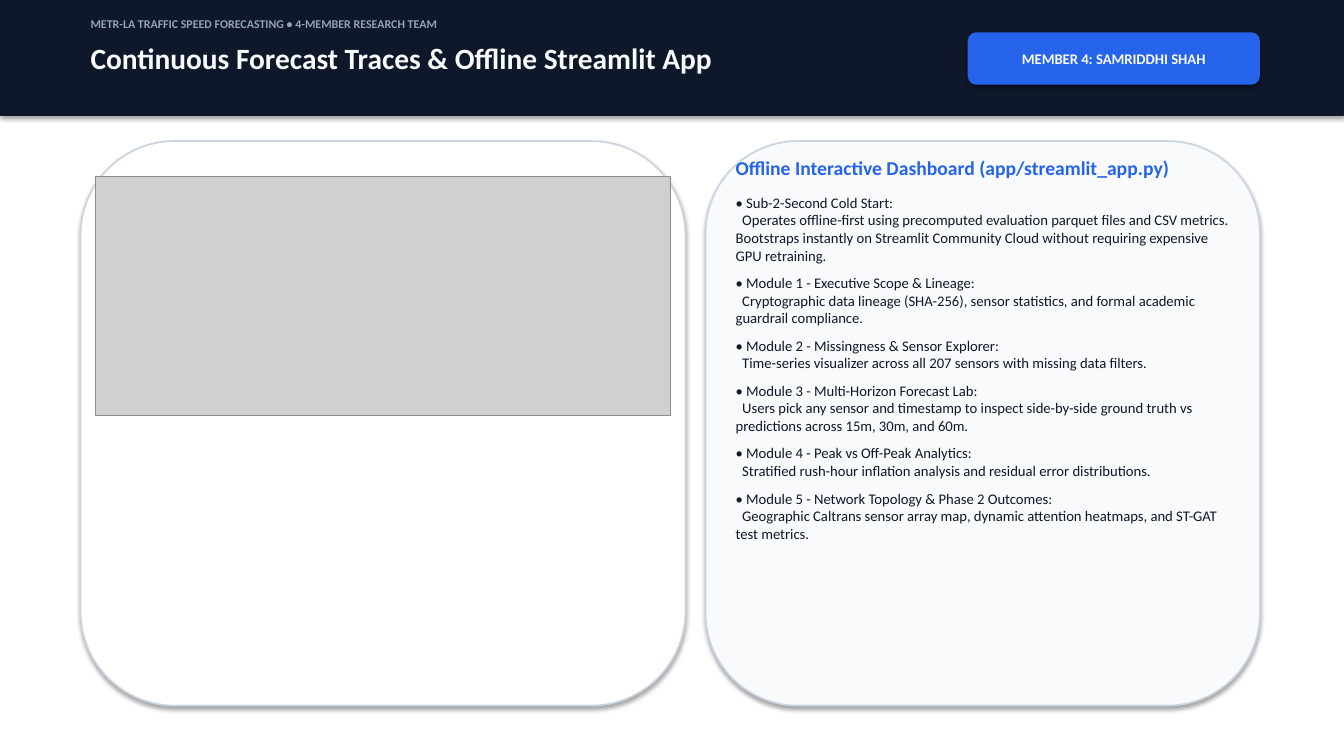
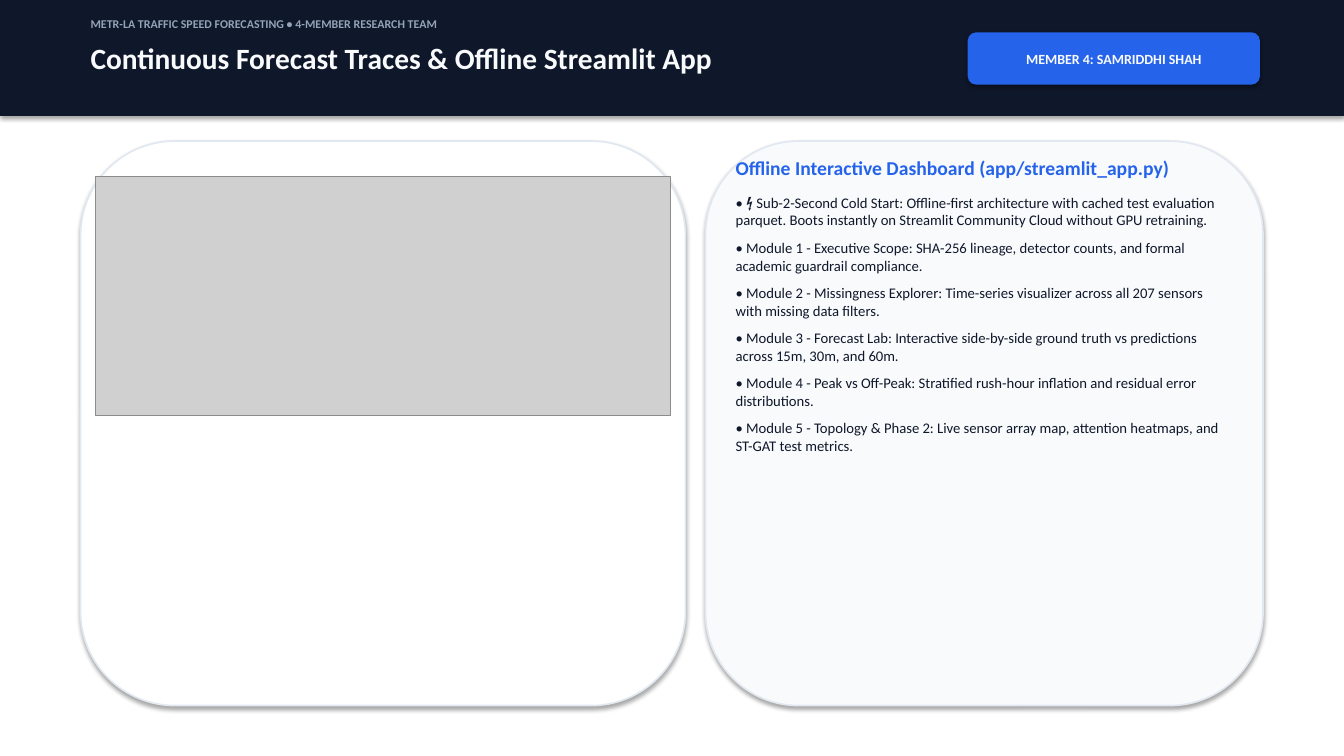
Before and after one commit to Ankit35027/AML_-PROJECT_PHASE-1, a slide deck: slide 8 of imp_DOCS/Phase2_ST_GAT_Presentation.pptx. Drawn at 1344x756 pixels with LibreOffice and Linux fonts; fonts in the diff are those of the drawing; grey boxes stand for pictures. Boxes give left, top, right and bottom in pixels: in the first picture for what was removed or moved away, otherwise in the second. Text is boxed around its words. In the diff, an @@ line names an element or a change of style, - is before the commit and + after.

Commit message:
[samriddhi-techy] style(presentation): streamline deck to punchy visual cards, remove long text walls, and update Hinglish script

```diff
--- a/imp_DOCS/Phase2_ST_GAT_Presentation.pptx
+++ b/imp_DOCS/Phase2_ST_GAT_Presentation.pptx
@@ rounded rectangle "MEMBER 4: SAMRIDDHI SHAH" at (968,32,1260,85): size 10.5 to 10 pt @@
@@ rounded rectangle at (81,141,686,706): outline #CBD5E1 1.2 pt to #E2E8F0 1.2 pt @@
@@ rounded rectangle at (706,141,1263,706): outline #CBD5E1 1.2 pt to #E2E8F0 1.2 pt @@
@@ text at (736,197,1218,451): text changed @@
-• Sub-2-Second Cold Start:
-Operates offline-first using precomputed evaluation parquet files and CSV metrics. Bootstraps instantly on Streamlit Community Cloud without requiring expensive GPU retraining.
-• Module 1 - Executive Scope & Lineage:
-Cryptographic data lineage (SHA-256), sensor statistics, and formal academic guardrail compliance.
-• Module 2 - Missingness & Sensor Explorer:
-Time-series visualizer across all 207 sensors with missing data filters.
-• Module 3 - Multi-Horizon Forecast Lab:
-Users pick any sensor and timestamp to inspect side-by-side ground truth vs predictions across 15m, 30m, and 60m.
-• Module 4 - Peak vs Off-Peak Analytics:
-Stratified rush-hour inflation analysis and residual error distributions.
-• Module 5 - Network Topology & Phase 2 Outcomes:
-Geographic Caltrans sensor array map, dynamic attention heatmaps, and ST-GAT test metrics.
+• ⚡ Sub-2-Second Cold Start: Offline-first architecture with cached test evaluation parquet. Boots instantly on Streamlit Community Cloud without GPU retraining.
+• Module 1 - Executive Scope: SHA-256 lineage, detector counts, and formal academic guardrail compliance.
+• Module 2 - Missingness Explorer: Time-series visualizer across all 207 sensors with missing data filters.
+• Module 3 - Forecast Lab: Interactive side-by-side ground truth vs predictions across 15m, 30m, and 60m.
+• Module 4 - Peak vs Off-Peak: Stratified rush-hour inflation and residual error distributions.
+• Module 5 - Topology & Phase 2: Live sensor array map, attention heatmaps, and ST-GAT test metrics.
```
Also in this commit, not shown: 8 other slides changed, 2 other files.
